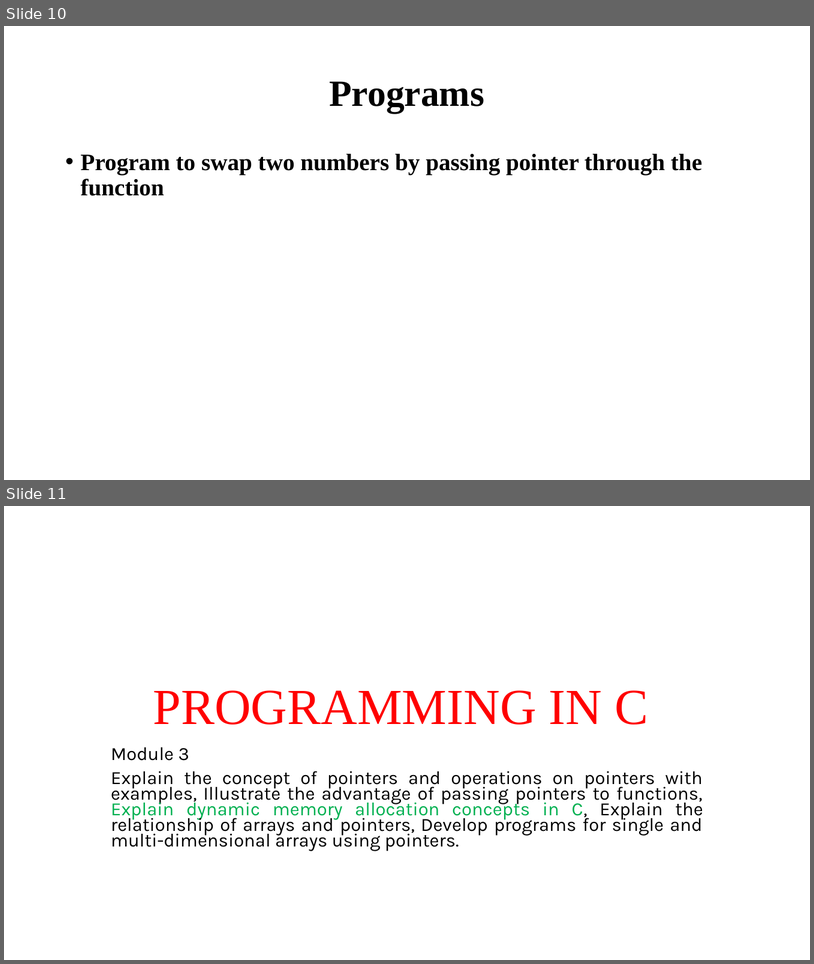
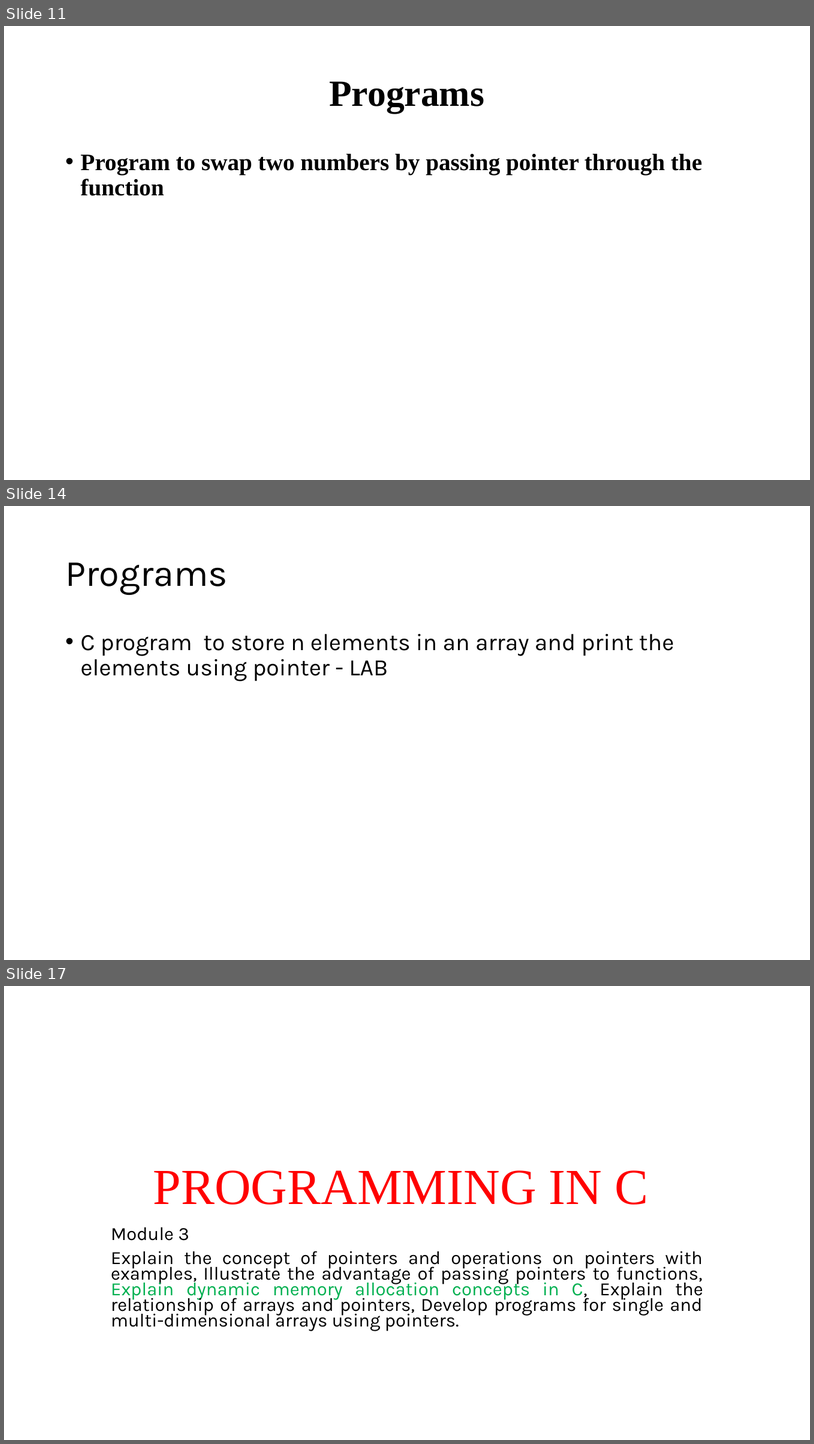
Before and after one commit to Anugrahashaju/S3_Programming_In_C, a slide deck: THEORY/MODULE3/Module_3 [Autosaved].pptm. Shown one above the other, each under a label of ours: slides 10 and 11 before the commit, slides 11, 14 and 17 after it; the slides between them are not shown. The pictures are 814x964 and 814x1444 pixels, drawn with LibreOffice and Linux fonts; fonts in the diff are those of the drawing. Boxes give left, top, right and bottom in pixels: in the first picture for what was removed or moved away, otherwise in the second. Text is boxed around its words. In the diff, an @@ line names an element or a change of style, - is before the commit and + after.

Commit message:
added programs based on the pass by reference

```diff
--- a/THEORY/MODULE3/Module_3 [Autosaved].pptm
+++ b/THEORY/MODULE3/Module_3 [Autosaved].pptm
@@ slide 14 added at bbox=[4, 506, 810, 960], background #FFFFFF @@
@@ title added at bbox=[65, 562, 228, 595], 44 pt, text #000000 @@
+Programs
@@ text added at bbox=[81, 634, 674, 681], 28 pt, text #000000 @@
+• C program to store n elements in an array and print the elements using pointer - LAB
@@ what was slide 10 is now slide 11 @@
@@ what was slide 11 is now slide 17 @@
```
Also in this commit, not shown: 6 other slides added, 10 other files.
